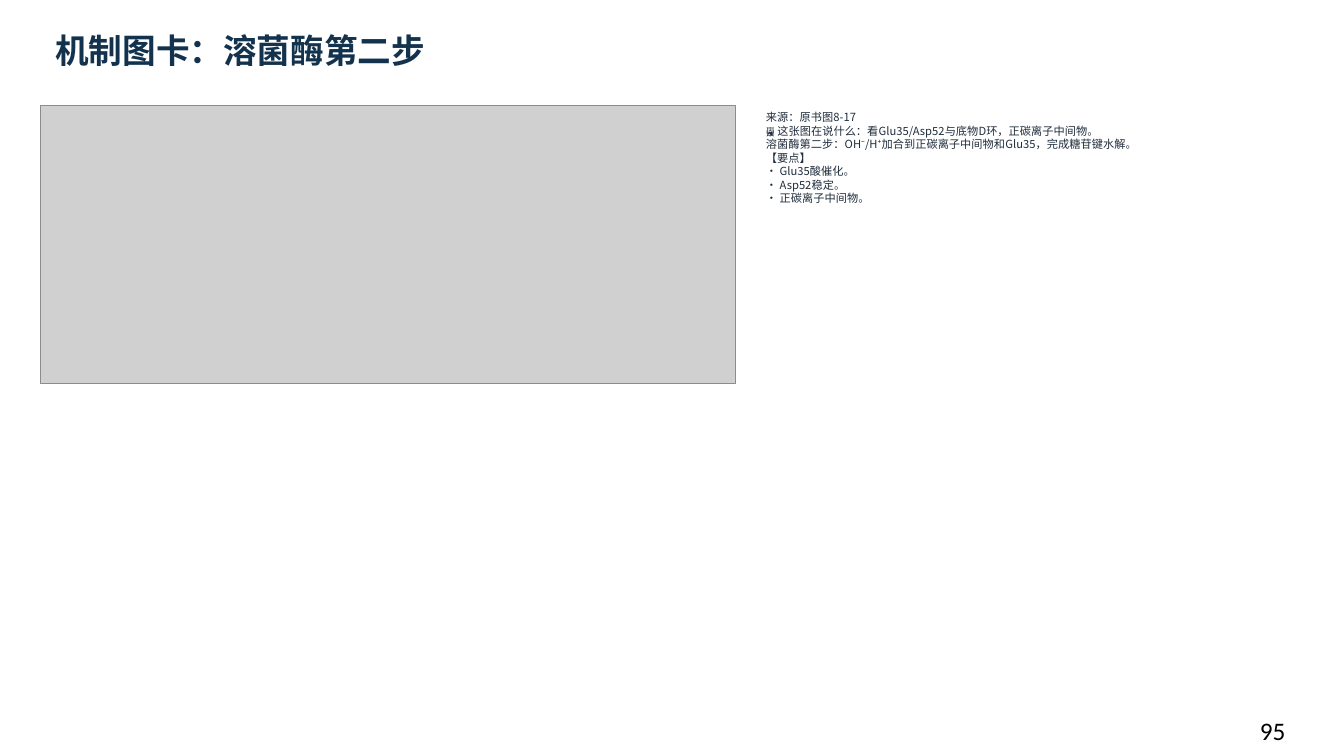
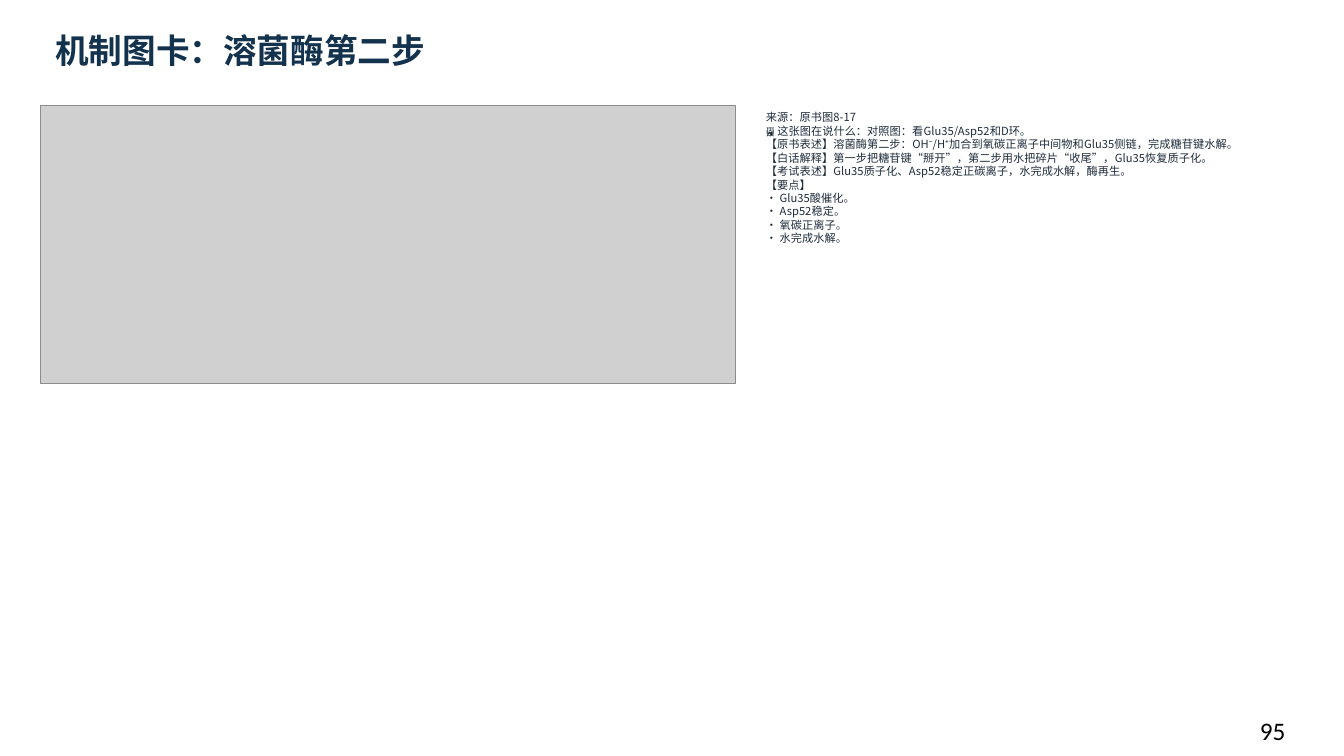
Before and after one commit to newkan-li/Biochemistry, a slide deck: slide 95 of downloads/bc08-ai-style.pptx. Drawn at 1344x756 pixels with LibreOffice and Linux fonts; fonts in the diff are those of the drawing; grey boxes stand for pictures. Boxes give left, top, right and bottom in pixels: in the first picture for what was removed or moved away, otherwise in the second. Text is boxed around its words. In the diff, an @@ line names an element or a change of style, - is before the commit and + after.

Commit message:
bc08关键机制页改为原书表述+白话解释+考试表述;版本20261112bzw

```diff
--- a/downloads/bc08-ai-style.pptx
+++ b/downloads/bc08-ai-style.pptx
@@ text at [766, 111, 1238, 243]: text changed @@
-来源：原书图8-17
-🖼 这张图在说什么：看Glu35/Asp52与底物D环，正碳离子中间物。
-溶菌酶第二步：OH⁻/H⁺加合到正碳离子中间物和Glu35，完成糖苷键水解。
-【要点】
-• Glu35酸催化。
-• Asp52稳定。
-• 正碳离子中间物。
+来源：原书图8-17
+🖼 这张图在说什么：对照图：看Glu35/Asp52和D环。
+【原书表述】溶菌酶第二步：OH⁻/H⁺加合到氧碳正离子中间物和Glu35侧链，完成糖苷键水解。
+【白话解释】第一步把糖苷键“掰开”，第二步用水把碎片“收尾”，Glu35恢复质子化。
+【考试表述】Glu35质子化、Asp52稳定正碳离子，水完成水解，酶再生。
+【要点】
+• Glu35酸催化。
+• Asp52稳定。
+• 氧碳正离子。
+• 水完成水解。
```
Also in this commit, not shown: 6 other slides changed, 6 other files.
